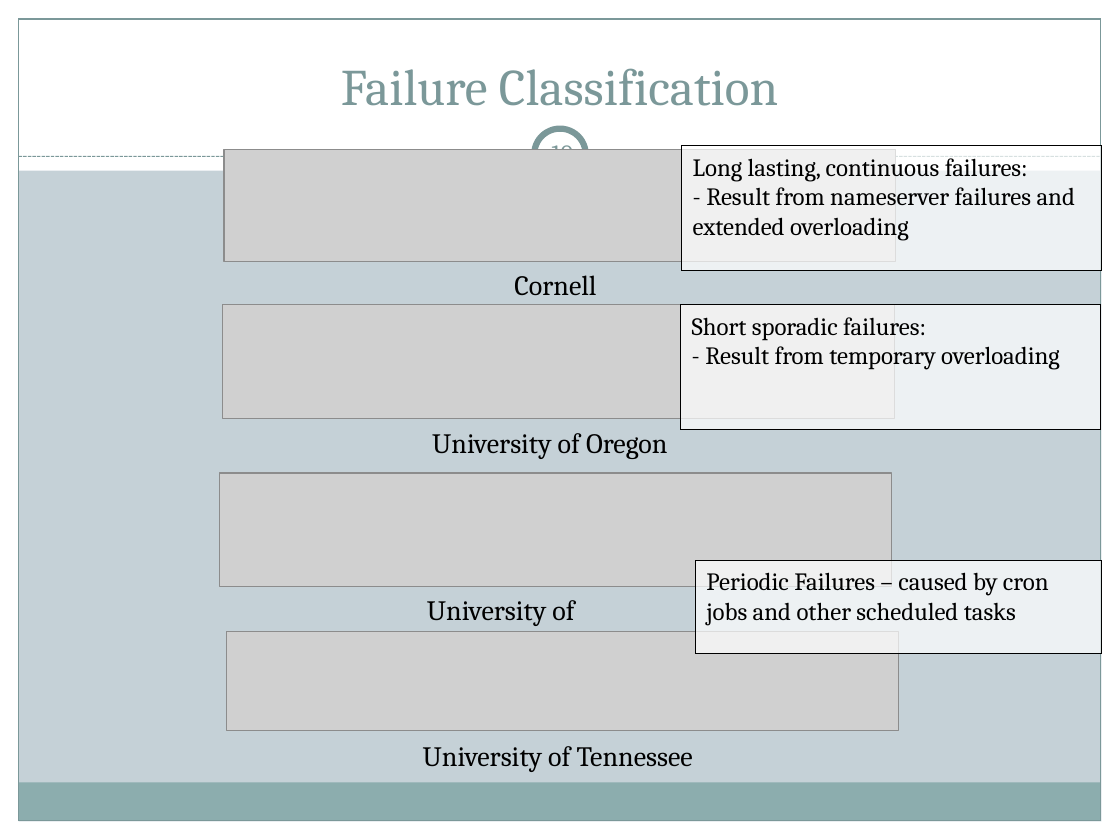
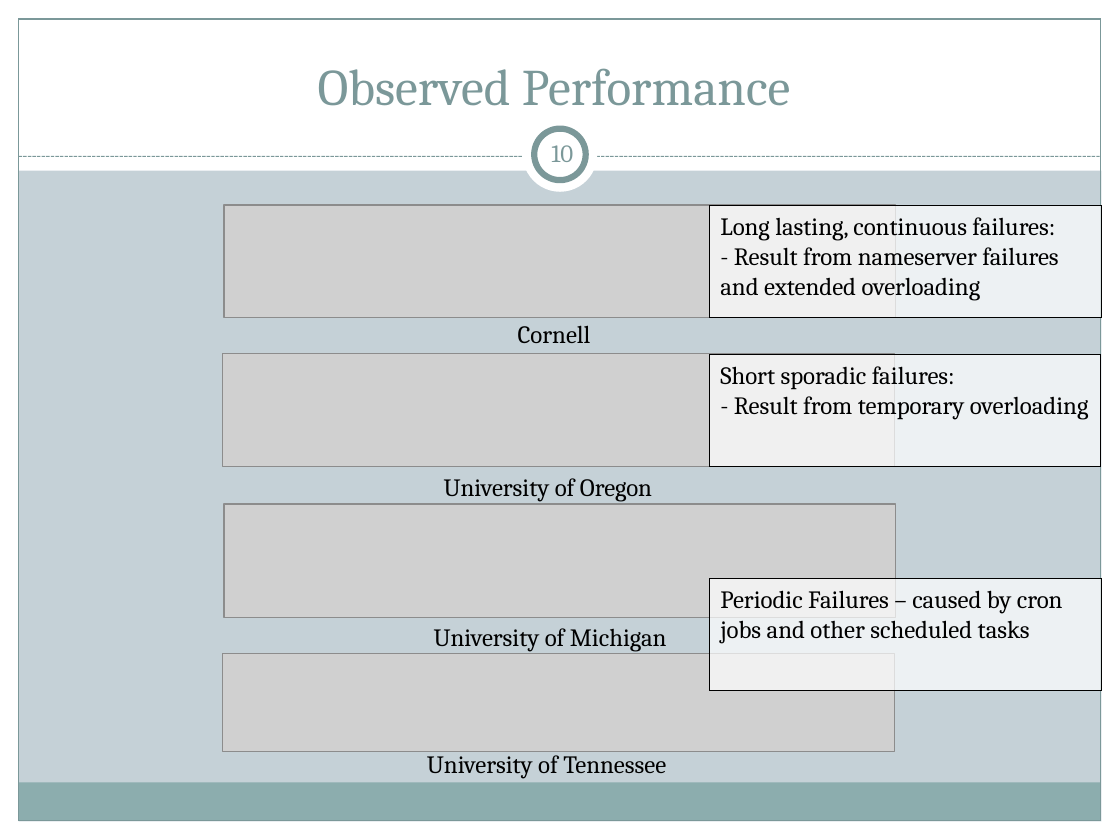
Before and after one commit to cs525-koala/documents, a slide deck: slide 10 of p2p/P2P Apps.pptx. Drawn at 1120x840 pixels with LibreOffice and Linux fonts; fonts in the diff are those of the drawing; grey boxes stand for pictures. Boxes give left, top, right and bottom in pixels: in the first picture for what was removed or moved away, otherwise in the second. Text is boxed around its words. In the diff, an @@ line names an element or a change of style, - is before the commit and + after.

```diff
--- a/p2p/P2P Apps.pptx
+++ b/p2p/P2P Apps.pptx
@@ title at [318,68,790,106]: text changed @@
-Failure Classification
+Observed Performance
@@ picture: place and size @@
-picture at [224,149,896,261]
+picture at [224,205,896,317]
@@ rectangle "Long lasting, continuous failures:": place and size @@
-rectangle "Long lasting, continuous failures:" at [682,146,1102,270]
+rectangle "Long lasting, continuous failures:" at [709,205,1101,317]
@@ text "Cornell": place and size @@
-text "Cornell" at [514,275,596,295]
+text "Cornell" at [518,325,591,343]
@@ picture: place and size @@
-picture at [223,305,895,418]
+picture at [223,353,895,466]
@@ rectangle "Short sporadic failures:": place and size @@
-rectangle "Short sporadic failures:" at [681,305,1101,429]
+rectangle "Short sporadic failures:" at [709,355,1100,467]
@@ size 18 to 16 pt in 4 elements at [427,751,666,778], [434,628,667,652], [518,325,591,343], [444,478,652,502] @@
@@ text "University of Oregon": place and size @@
-text "University of Oregon" at [432,433,667,459]
+text "University of Oregon" at [444,478,652,502]
@@ picture: place and size @@
-picture at [220,473,892,586]
+picture at [224,504,896,617]
@@ rectangle "Periodic Failures – caused by ...": place and size @@
-rectangle "Periodic Failures – caused by ..." at [696,560,1102,653]
+rectangle "Periodic Failures – caused by ..." at [709,579,1101,691]
@@ text "University of Michigan": place and size @@
-text "University of Michigan" at [427,600,574,632]
+text "University of Michigan" at [434,628,667,652]
@@ picture: place and size @@
-picture at [226,632,898,730]
+picture at [223,653,895,752]
```
Also in this commit, not shown: 47 other slides changed, 1 slide added, 2 slides removed.
